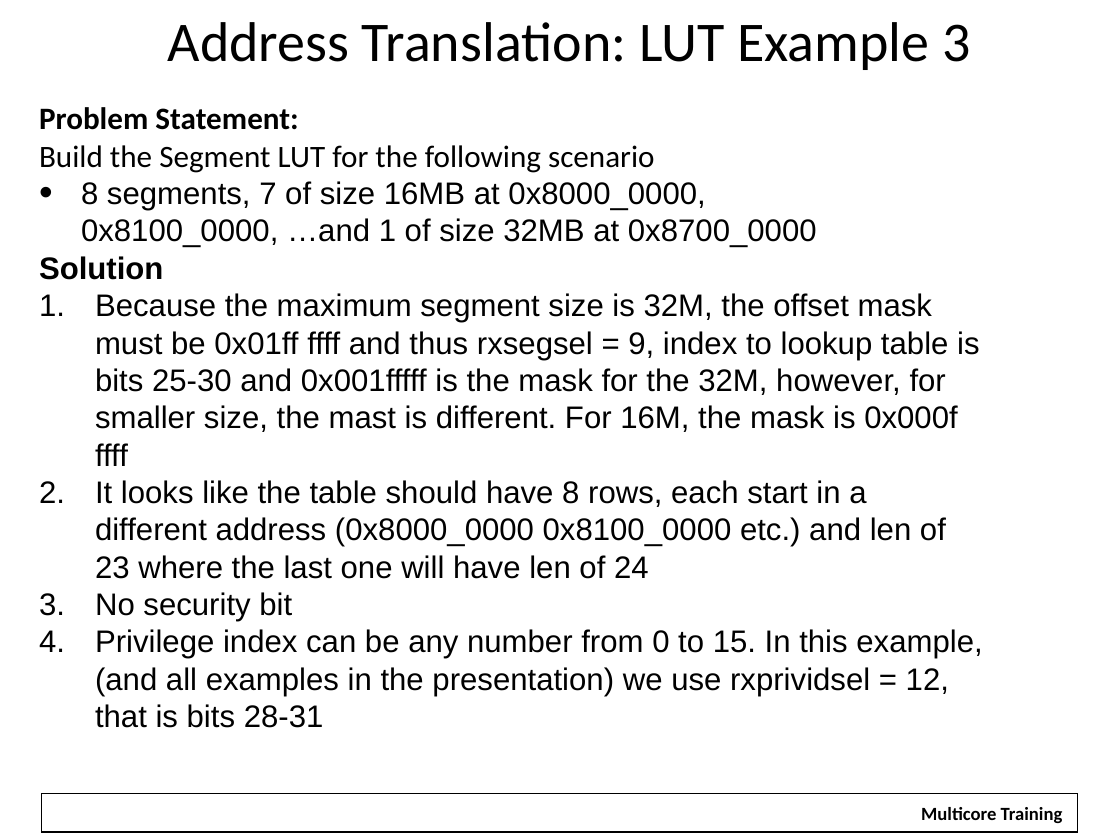
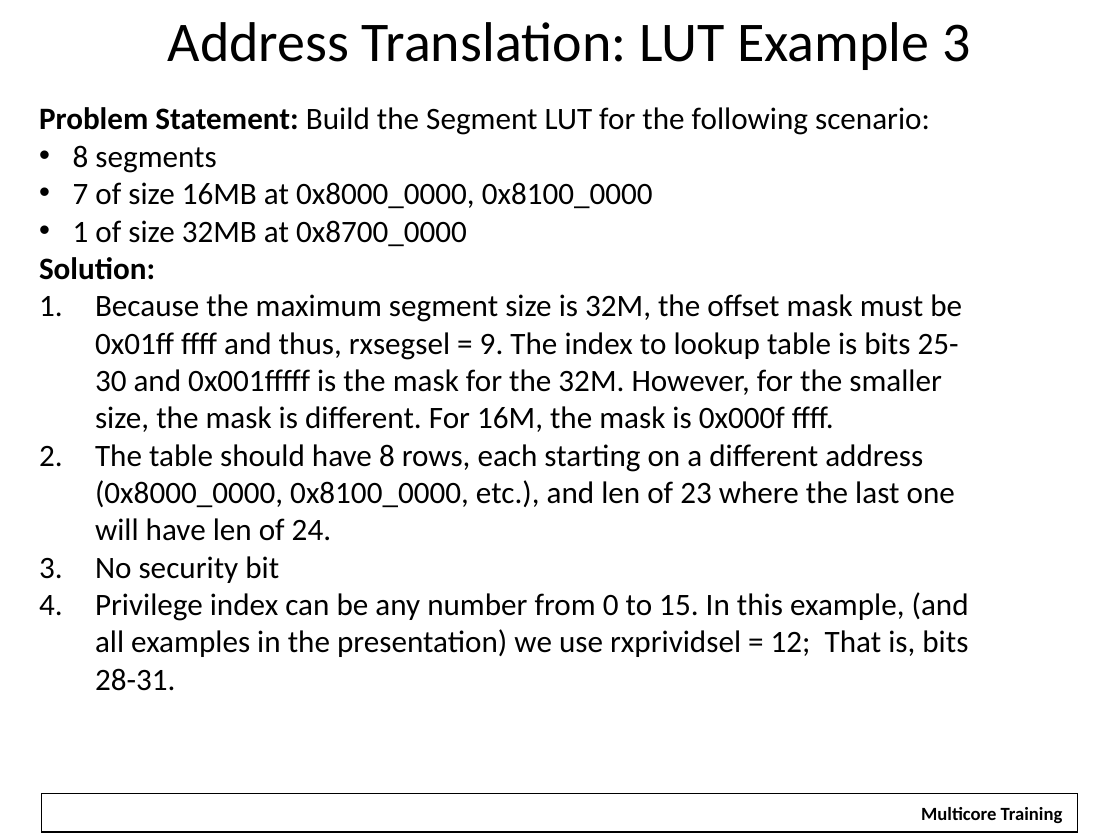
Before and after one commit to hari1989/keystone-workshop, a slide deck: slide 37 of preliminary/Working/presentations/Intro to Hyperlink.pptx (slide 36 before the commit). Drawn at 1120x840 pixels with LibreOffice and Linux fonts; fonts in the diff are those of the drawing; background and template pictures are left out. Boxes give left, top, right and bottom in pixels: in the first picture for what was removed or moved away, otherwise in the second. Text is boxed around its words. In the diff, an @@ line names an element or a change of style, - is before the commit and + after.

```diff
--- a/preliminary/Working/presentations/Intro to Hyperlink.pptx
+++ b/preliminary/Working/presentations/Intro to Hyperlink.pptx
@@ text at (39,107,962,541): text changed; font Arial to Calibri @@
-Problem Statement:
-Build the Segment LUT for the following scenario
-• 8 segments, 7 of size 16MB at 0x8000_0000,
-  0x8100_0000, …and 1 of size 32MB at 0x8700_0000
-Solution
-1. Because the maximum segment size is 32M, the offset mask must be 0x01ff ffff and thus rxsegsel = 9, index to lookup table is bits 25-30 and 0x001fffff is the mask for the 32M, however, for smaller size, the mast is different. For 16M, the mask is 0x000f ffff
-2. It looks like the table should have 8 rows, each start in a different address (0x8000_0000 0x8100_0000 etc.) and len of 23 where the last one will have len of 24
+Problem Statement: Build the Segment LUT for the following scenario:
+• 8 segments
+• 7 of size 16MB at 0x8000_0000, 0x8100_0000
+• 1 of size 32MB at 0x8700_0000
+Solution:
+1. Because the maximum segment size is 32M, the offset mask must be 0x01ff ffff and thus, rxsegsel = 9. The index to lookup table is bits 25-30 and 0x001fffff is the mask for the 32M. However, for the smaller size, the mask is different. For 16M, the mask is 0x000f ffff.
+2. The table should have 8 rows, each starting on a different address (0x8000_0000, 0x8100_0000, etc.), and len of 23 where the last one will have len of 24.
@@ text at (95,556,279,583): font Arial to Calibri in "No security bit" @@
@@ text at (95,592,969,691): text changed; font Arial to Calibri @@
-4. Privilege index can be any number from 0 to 15. In this example, (and all examples in the presentation) we use rxprividsel = 12, that is bits 28-31
+4. Privilege index can be any number from 0 to 15. In this example, (and all examples in the presentation) we use rxprividsel = 12; That is, bits 28-31.
```
Also in this commit, not shown: 41 other slides changed, 1 slide added.
